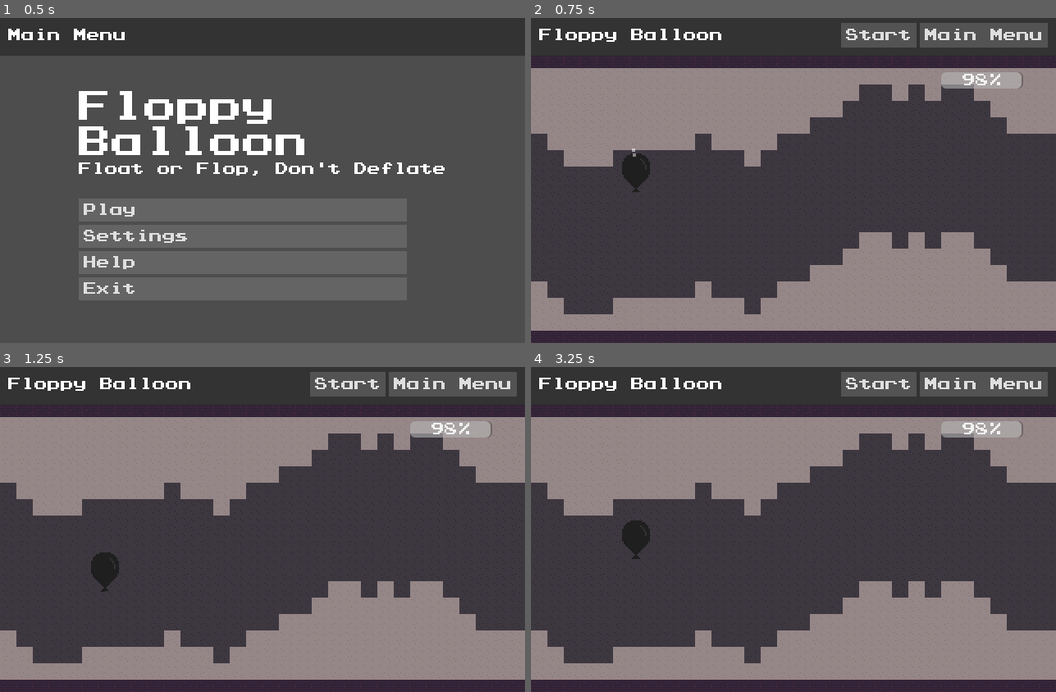
Above: before the commit, frames 1-4 (two rows, left to right).
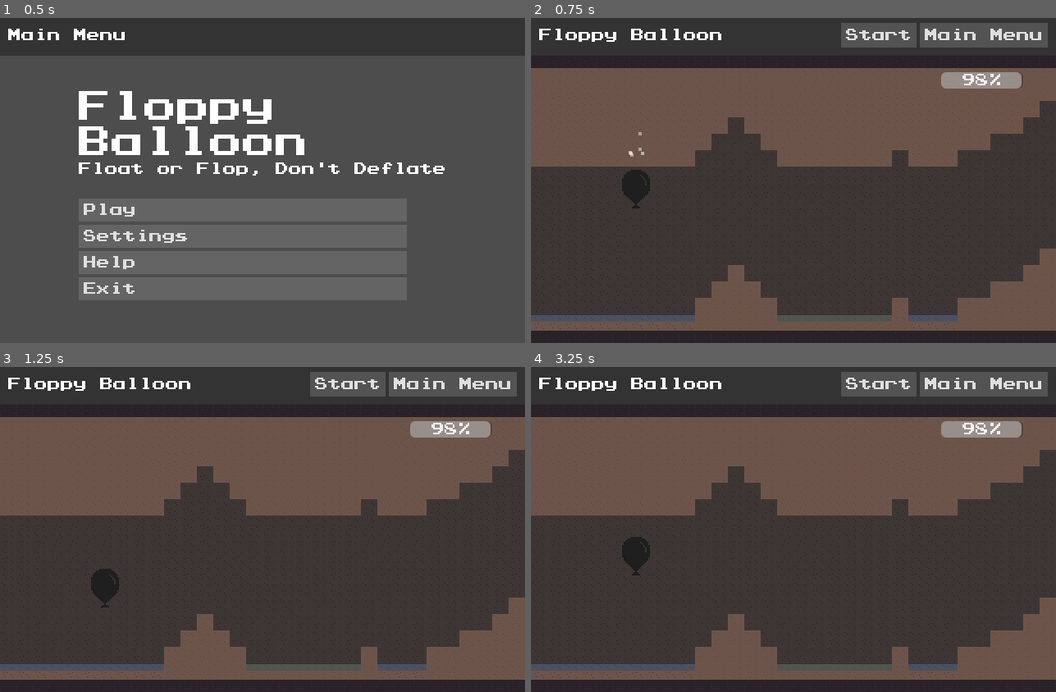
Above: after the commit, the same moments.

Repository: omniuni/Godot_Scroller_Floppy_Balloon
Game: Godot game, scene res://Scenes/screen_menu.tscn
The game is run twice, just before and just after one commit, with the same random seed, the same clock (stepped at 60 frames per second) and the same inputs. Sound files missing from this copy of the repository are replaced by a short silence.
Inputs:
- Up to frame 1 (0.5 s): no input
- Up to frame 2 (0.75 s): click "Play" at 0.5 s
- Up to frame 3 (1.25 s): no input
- Up to frame 4 (3.25 s): click "Start" at 1.25 s; click "Main Menu" at 2 s; click "Play" at 2.75 s

Frame 1 is identical in both runs. In frame 2, 46% of the frame differs, in the area x 0-100%, y 15-97%; in frame 3, 46%; in frame 4, 46%.

Commit message:
generate safe and healing floor zones

Diff:
--- a/Scenes/screen_main.tscn
+++ b/Scenes/screen_main.tscn
@@ -157,6 +157,7 @@
 offset_top = 50.0
 offset_right = 640.0
 offset_bottom = 400.0
+platform_start = 8
 
 [node name="ProgressBar" type="ProgressBar" parent="."]
 layout_mode = 0
--- a/Scenes/sub_game.tscn
+++ b/Scenes/sub_game.tscn
@@ -15,6 +15,9 @@
 2:0/0 = 0
 3:0/0 = 0
 4:0/0 = 0
+4:0/0/physics_layer_0/polygon_0/points = PackedVector2Array(-10, -10, 10, -10, 10, 10, -10, 10)
+5:0/0 = 0
+5:0/0/physics_layer_0/polygon_0/points = PackedVector2Array(-10, -10, 10, -10, 10, 10, -10, 10, -10, -10)
 
 [sub_resource type="TileSet" id="TileSet_m176q"]
 tile_size = Vector2i(20, 20)
--- a/Scripts/sub_game.gd
+++ b/Scripts/sub_game.gd
@@ -31,6 +31,11 @@
 var width_half = 5
 
 @export var tile_type_rock: Vector2i = Vector2i(0,0)
+@export var tile_type_ground: Vector2i = Vector2i(1, 0)
+@export var tile_type_cave: Vector2i = Vector2i(3, 0)
+@export var tile_type_safe: Vector2i = Vector2i(4, 0)
+@export var tile_type_heal: Vector2i = Vector2i(5, 0)
+@export var platform_start: int = 4
 
 func floor_and_ceiling():
 
@@ -48,7 +53,7 @@
 
 			if(centerpoint == -1):
 				centerpoint = generator.randi_range(tile_row_ceiling, tile_row_floor)
-			else:
+			elif i > platform_start:
 				centerpoint+=generator.randi_range(-1, 1)
 			if(centerpoint-width_half-1 < tile_row_ceiling): centerpoint = tile_row_ceiling+width_half+1
 			if(centerpoint+width_half+1 > tile_row_floor): centerpoint = tile_row_floor-width_half-1
@@ -59,13 +64,48 @@
 			tile_map_cave_walls.set_cell(floor_tile, 0, tile_type_rock)
 			for j in range(tile_row_ceiling+1, tile_row_floor):
 				var tile_target = Vector2i(i, j)
-				var back_tile = Vector2i(3, 0)
-				var fore_tile = Vector2i(1, 0)
 				if(j > centerpoint-width_half and j < centerpoint+width_half):
-					tile_map_cave_walls.set_cell(tile_target, 0, back_tile)
+					tile_map_cave_walls.set_cell(tile_target, 0, tile_type_cave)
 				else:
-					tile_map_cave_walls.set_cell(tile_target, 0, fore_tile)
+					tile_map_cave_walls.set_cell(tile_target, 0, tile_type_ground)
 
 			cols_rendered.append(i)
 
+			if i > 1:
+				# Search back to see if this is a platform
+				var tile_baseline = centerpoint+width_half
+				var current_coords_floor = Vector2i(i, tile_baseline)
+				var coords_floor_prev_1 = Vector2i(i-1, tile_baseline)
+				var coords_floor_prev_2 = Vector2i(i-2, tile_baseline)
+				var atlas_prev_1 = tile_map_cave_walls.get_cell_atlas_coords(coords_floor_prev_1)
+				var atlas_prev_2 = tile_map_cave_walls.get_cell_atlas_coords(coords_floor_prev_2)
+				var coords_up_prev_1 = Vector2i(i-1, tile_baseline-1)
+				var coords_up_prev_2 = Vector2i(i-2, tile_baseline-1)
+				var prev_ground = atlas_prev_1 == tile_type_ground and atlas_prev_2 == tile_type_ground
+				var prev_safe = atlas_prev_1 == tile_type_safe and atlas_prev_2 == tile_type_safe
+				var prev_heal = atlas_prev_1 == tile_type_heal and atlas_prev_2 == tile_type_heal
+				if prev_ground or prev_safe or prev_heal:
+					var atlas_up_prev_1 = tile_map_cave_walls.get_cell_atlas_coords(coords_up_prev_1)
+					var atlas_up_prev_2 = tile_map_cave_walls.get_cell_atlas_coords(coords_up_prev_2)
+					if atlas_up_prev_1 == tile_type_cave and atlas_up_prev_2 == tile_type_cave:
+						if prev_ground:
+							print('prev_ground')
+							var tile_type_new: Vector2i
+							if generator.randi_range(0, 10) < 3:
+								tile_type_new = tile_type_heal
+							else:
+								tile_type_new = tile_type_safe
+							tile_map_cave_walls.set_cell(current_coords_floor, 0, tile_type_new)
+							tile_map_cave_walls.set_cell(coords_floor_prev_1, 0, tile_type_new)
+							tile_map_cave_walls.set_cell(coords_floor_prev_2, 0, tile_type_new)
+						if prev_safe:
+							tile_map_cave_walls.set_cell(current_coords_floor, 0, tile_type_safe)
+							tile_map_cave_walls.set_cell(coords_floor_prev_1, 0, tile_type_safe)
+							tile_map_cave_walls.set_cell(coords_floor_prev_2, 0, tile_type_safe)
+						if prev_heal:
+							tile_map_cave_walls.set_cell(current_coords_floor, 0, tile_type_heal)
+							tile_map_cave_walls.set_cell(coords_floor_prev_1, 0, tile_type_heal)
+							tile_map_cave_walls.set_cell(coords_floor_prev_2, 0, tile_type_heal)
+
+
 	pass
--- a/project.godot
+++ b/project.godot
@@ -13,7 +13,7 @@
 config/name="Floppy Balloon"
 config/version="0.5"
 run/main_scene="uid://b3ox6mxkai1n1"
-config/features=PackedStringArray("4.4", "GL Compatibility")
+config/features=PackedStringArray("4.5", "GL Compatibility")
 boot_splash/use_filter=false
 config/icon="uid://63fgwhx35ciu"
 
Binary file changed: Gfx/TileCave.png
Not shown, changed: Gfx/TileCave.png.import
Not shown, changed: Gfx/balloon.png.import
